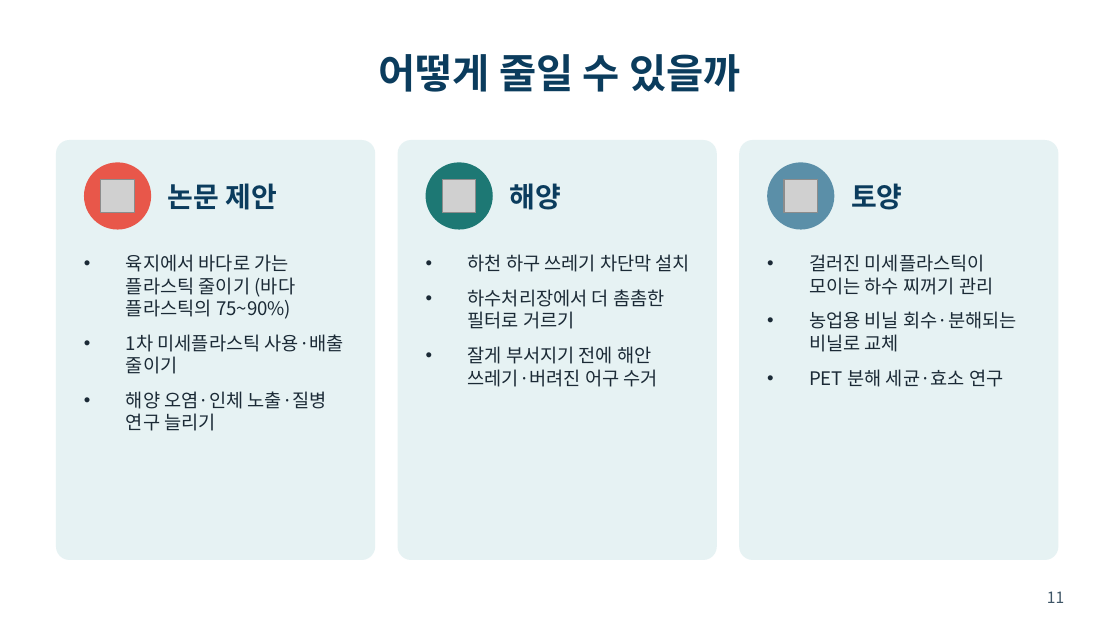
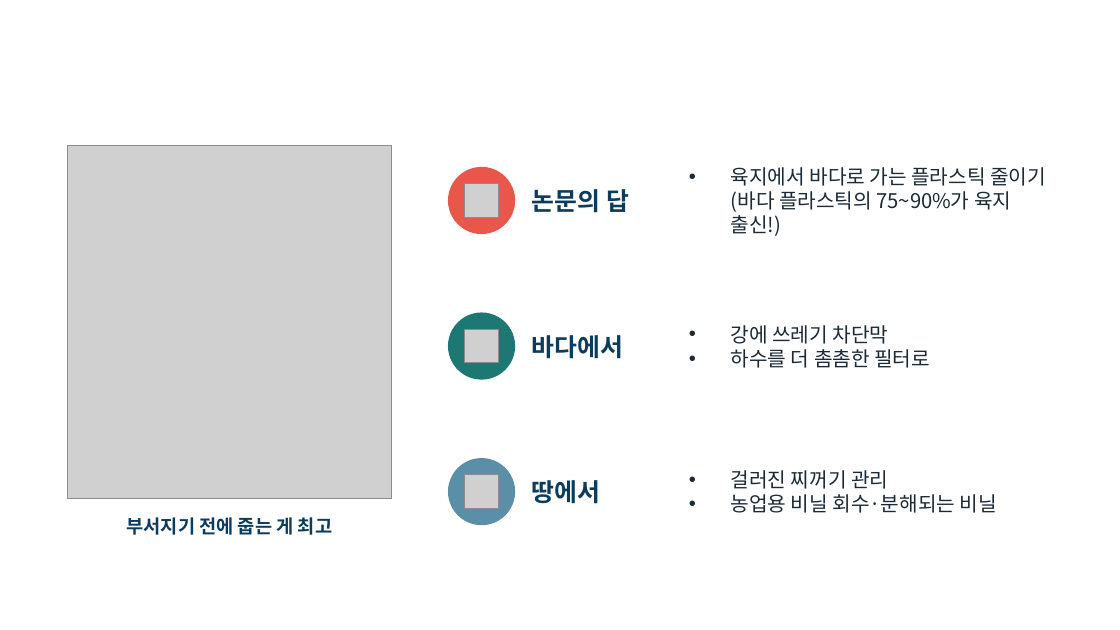
Before and after one commit to packsunjin/Graph, a slide deck: slide 11 of reports/미세플라스틱_발표_10605_박선진.pptx. Drawn at 1120x630 pixels with LibreOffice and Linux fonts; fonts in the diff are those of the drawing; grey boxes stand for pictures; background and template pictures are left out. Boxes give left, top, right and bottom in pixels: in the first picture for what was removed or moved away, otherwise in the second. Text is boxed around its words. In the diff, an @@ line names an element or a change of style, - is before the commit and + after.

```diff
--- a/reports/미세플라스틱_발표_10605_박선진.pptx
+++ b/reports/미세플라스틱_발표_10605_박선진.pptx
@@ title at [379, 54, 741, 92]: text changed; size 26 to 28 pt; text colour #0B3C5D to #FFFFFF @@
-어떻게 줄일 수 있을까
+그럼 어떻게 줄일까?
@@ rounded rectangle removed at [56, 140, 375, 560] @@
@@ picture added at [67, 146, 392, 498] @@
@@ rounded rectangle removed at [398, 140, 717, 560] @@
@@ rounded rectangle added at [426, 134, 1064, 267], fill #FFFFFF @@
@@ text "육지에서 바다로 가는 플라스틱 줄이기 ..." at [731, 167, 1046, 236]: vertical alignment top to middle @@
@@ rounded rectangle removed at [739, 140, 1058, 560] @@
@@ ellipse removed at [84, 162, 151, 230] @@
@@ ellipse: place and size @@
-ellipse at [426, 162, 493, 230]
+ellipse at [448, 167, 515, 234]
@@ ellipse at [448, 167, 515, 234]: fill #1D7874 to #E8574A @@
@@ text at [731, 167, 1046, 236]: text changed; size 12 to 13 pt @@
-• 육지에서 바다로 가는 플라스틱 줄이기 (바다 플라스틱의 75~90%)
-• 1차 미세플라스틱 사용·배출 줄이기
-• 해양 오염·인체 노출·질병 연구 늘리기
+• 육지에서 바다로 가는 플라스틱 줄이기 (바다 플라스틱의 75~90%가 육지 출신!)
@@ text removed at [168, 183, 278, 210] @@
-논문 제안
@@ picture: place and size @@
-picture at [101, 179, 134, 213]
+picture at [465, 184, 498, 217]
@@ text removed at [510, 183, 562, 210] @@
-해양
@@ text added at [532, 189, 629, 213], 16 pt, text #0B3C5D, bold @@
+논문의 답
@@ text removed at [851, 183, 903, 210] @@
-토양
@@ text removed at [468, 254, 690, 387] @@
-• 하천 하구 쓰레기 차단막 설치
-• 하수처리장에서 더 촘촘한 필터로 거르기
-• 잘게 부서지기 전에 해안 쓰레기·버려진 어구 수거
@@ rounded rectangle added at [426, 280, 1064, 412], fill #FFFFFF @@
@@ ellipse added at [448, 312, 515, 380], fill #1D7874 @@
@@ picture: place and size @@
-picture at [442, 179, 476, 213]
+picture at [465, 329, 498, 363]
@@ text added at [731, 325, 930, 368], 13 pt, text #1B2A36 @@
+• 강에 쓰레기 차단막
+• 하수를 더 촘촘한 필터로
@@ text added at [532, 335, 623, 359], 16 pt, text #0B3C5D, bold @@
+바다에서
@@ rounded rectangle added at [426, 426, 1064, 558], fill #FFFFFF @@
@@ text "걸러진 찌꺼기 관리" at [731, 470, 997, 513]: vertical alignment top to middle @@
@@ ellipse: place and size @@
-ellipse at [767, 162, 834, 230]
+ellipse at [448, 458, 515, 525]
@@ picture: place and size @@
-picture at [784, 179, 818, 213]
+picture at [465, 475, 498, 508]
@@ text at [731, 470, 997, 513]: text changed; size 12 to 13 pt @@
-• 걸러진 미세플라스틱이 모이는 하수 찌꺼기 관리
-• 농업용 비닐 회수·분해되는 비닐로 교체
-• PET 분해 세균·효소 연구
+• 걸러진 찌꺼기 관리
+• 농업용 비닐 회수·분해되는 비닐
@@ text added at [532, 480, 600, 504], 16 pt, text #0B3C5D, bold @@
+땅에서
@@ text added at [127, 517, 332, 535], 12 pt, text #0B3C5D, bold @@
+부서지기 전에 줍는 게 최고
@@ page number at [1019, 585, 1075, 618]: text colour #3E5566 to #FFFFFF @@
```
Also in this commit, not shown: 9 other slides changed, 4 slides added, 3 slides removed, 1 other file.
